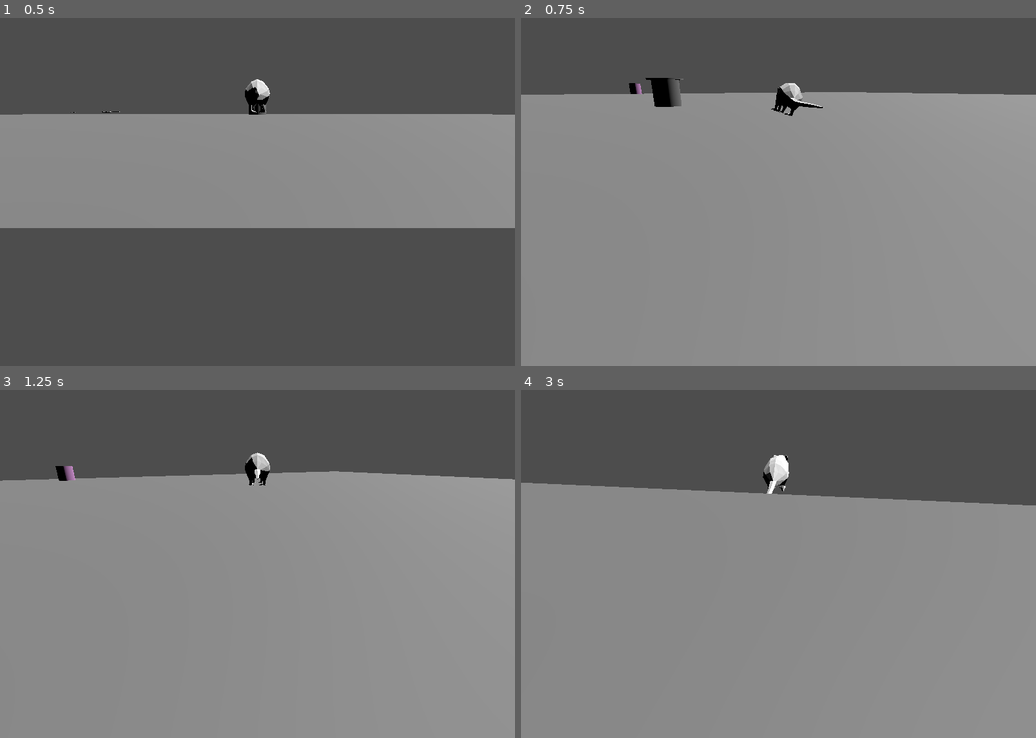
Above: before the commit, frames 1-4 (two rows, left to right).
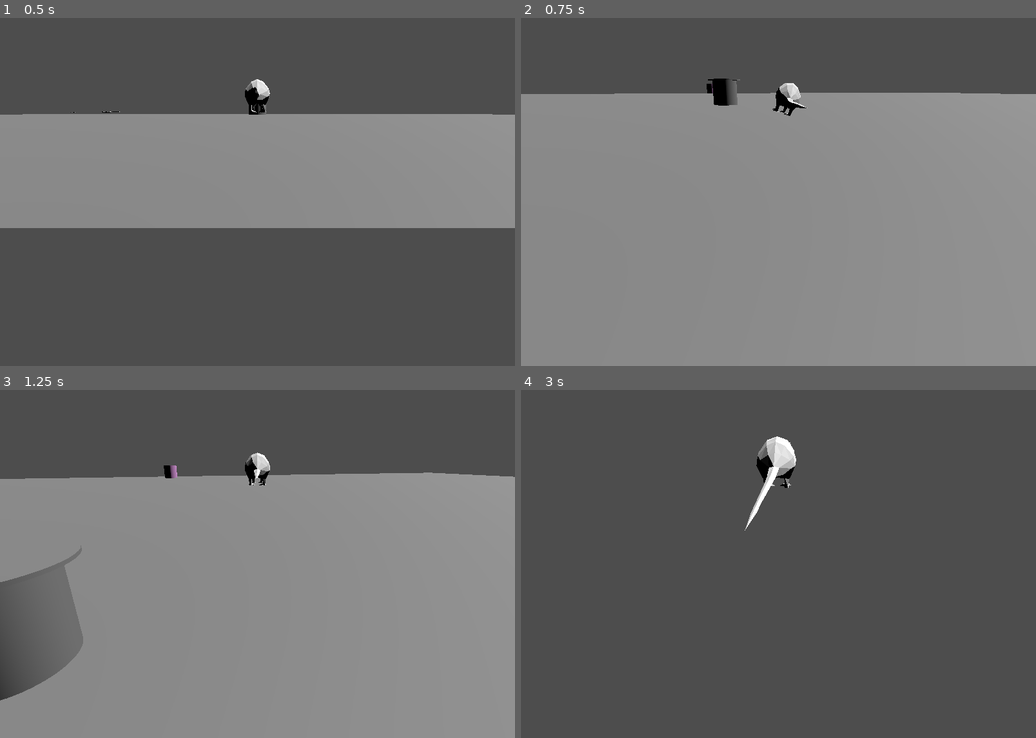
Above: after the commit, the same moments.

Repository: veralece/botr
Game: Godot game, scene res://main.tscn
Same seed, same stepped clock (60 frames per second), same inputs: the game is played once before the commit and once after it.
Inputs (mouse positions are in pixels of both pictures, inside the frame that each line leads up to):
- Up to frame 1 (0.5 s): no input
- Up to frame 2 (0.75 s): tap Enter at 0.5 s; move the mouse to (804, 171) at 0.52 s; hold W (move_forward) from 0.53 s (still down); hold Right mouse button (action) from 0.53 s (still down)
- Up to frame 3 (1.25 s): keep holding W (move_forward); keep holding Right mouse button (action); tap Space (jump) at 0.77 s
- Up to frame 4 (3 s): keep holding W (move_forward); move the mouse to (752, 546) at 1.27 s; release Right mouse button (action) at 1.28 s; right-click (752, 546) at 1.35 s; tap Space (jump) at 1.52 s; move the mouse to (788, 536) at 2.02 s; press the mouse at (788, 536) at 2.03 s; right-click (788, 536) at 2.3 s; move the mouse to (773, 550) at 2.77 s; release the mouse at (773, 550) at 2.78 s; right-click (773, 550) at 2.85 s

Frame 1 is identical in both runs. In frame 2, 1.1% of the frame differs, in the area x 0-100%, y 17-29%; in frame 3, 5.4%; in frame 4, 71%, in the area x 0-100%, y 13-100%.

Commit message:
worked on rat rotation & item orientation when equipping

Diff:
--- a/player/ActionDetector.gd
+++ b/player/ActionDetector.gd
@@ -14,7 +14,6 @@
 		player.action_queue.push_back(action)
 
 	if player.actionable_item != null && player.actionable_item != action:
-		print("Queuing Action %s" % action)
 		player.action_queue.push_back(action)
 	elif action.is_in_group("equippable_items") && action.is_equippable():
 		#TODO: Maybe we can find a way to show a picture of the button depending on their controller type (xbox, swtich, etc.)
@@ -24,8 +23,8 @@
 		else:
 			%Prompt.text = "Take %s" % action.name
 	elif action.is_in_group("item_storage"):
-		player.actionable_item = action.get_parent() #the actual storage script is stored in the parent of the action, maybe this can be refactored for clarity
-		var storage = player.actionable_item
+		player.actionable_item = action
+		var storage = player.actionable_item.get_parent() #the actual storage script is stored in the parent of the action, maybe this can be refactored for clarity
 		if storage.has_item() && player.current_item != null:
 			%Prompt.text = "Swap for %s" % storage.get_item().name
 		elif player.current_item != null:
@@ -39,24 +38,19 @@
 	var player = get_tree().get_nodes_in_group("players")[0]
 	var size = player.action_queue.size()
 	var exiting_action_currently_queued = player.action_queue.any(func(q_action): return q_action == exiting_action)
-	print(exiting_action_currently_queued)
-	print(exiting_action)
 	if exiting_action_currently_queued:
-		print("Action Queue before filter %s" % size)
 		player.action_queue = player.action_queue.filter(func(q_action): return q_action != exiting_action)
 
-	print("Action Queue after filter %s" % player.action_queue.size())
+	var current_action_same_as_exiting_action = player.actionable_item == exiting_action
+	if player.actionable_item == exiting_action:
+		player.actionable_item = null
+		%Prompt.text = ""
 
-	if player.action_queue.size() == 0:
-		if player.actionable_item == exiting_action:
-			player.actionable_item = null
-			%Prompt.text = ""
-	elif player.action_queue.size() > 0:
+	if player.action_queue.size() > 0 && player.actionable_item == null:
 		if player.actionable_item == exiting_action:
 			process_action(player.action_queue.pop_front())
 
 func _on_area_entered(body):
-	print("body entered %s" % body)
 	if body.is_in_group("hitboxes"): #hitboxes are usually on a separate child area under the node that stores state
 		process_hit(body)
 	elif body.is_in_group("actionable"):
--- a/player/CameraPivot.gd
+++ b/player/CameraPivot.gd
@@ -1,6 +1,6 @@
 extends SpringArm3D
 
-@export var mouse_sensitivity = 0.01
+@export var mouse_sensitivity = 0.005
 
 func _ready():
 	set_as_top_level(true)
--- a/rat/rat.gd
+++ b/rat/rat.gd
@@ -11,6 +11,10 @@
 		attached_item[0].reparent(get_tree().get_root())
 	new_item.reparent(%ItemPivot)
 	new_item.global_position = %ItemPivot.global_position
+	print(new_item.rotation.y)
+	new_item.rotation.y = wrapf(%ItemPivot.rotation.y, -PI, PI) - 90
+	print(new_item.rotation.y)
+
 
 func drop_item():
 	var attached_item: Array[Node] = %ItemPivot.get_children()
